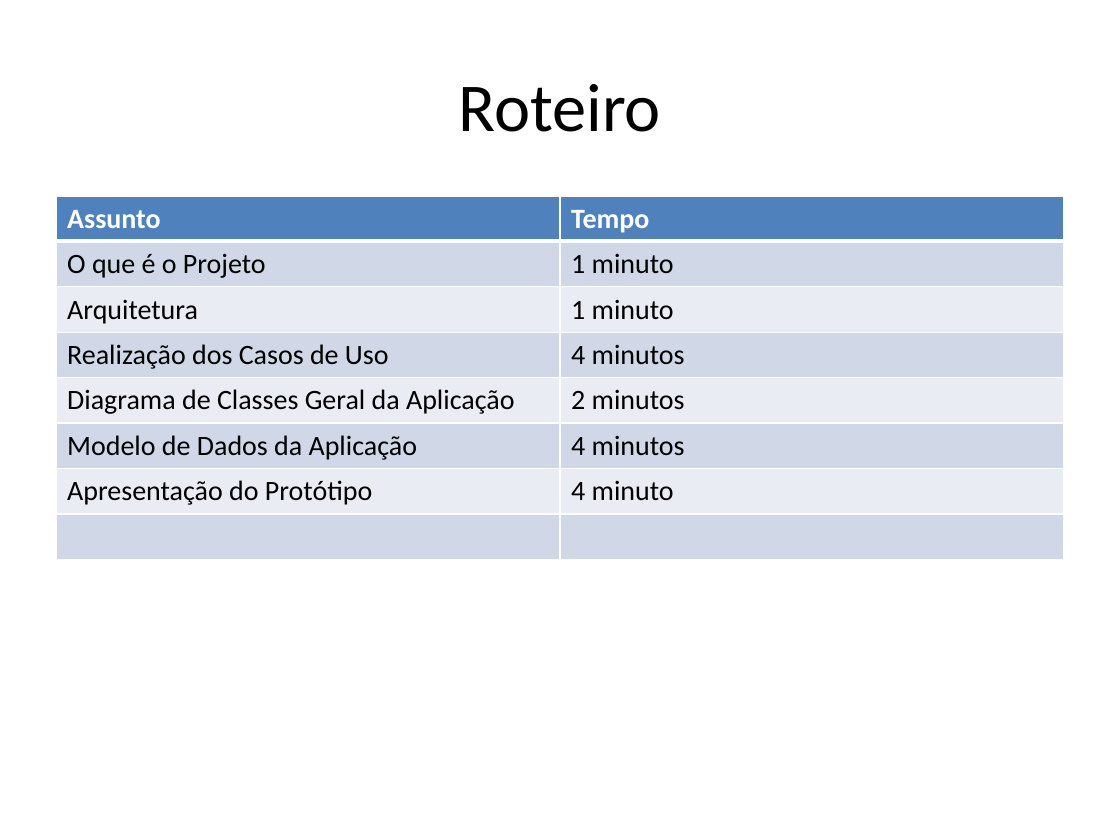
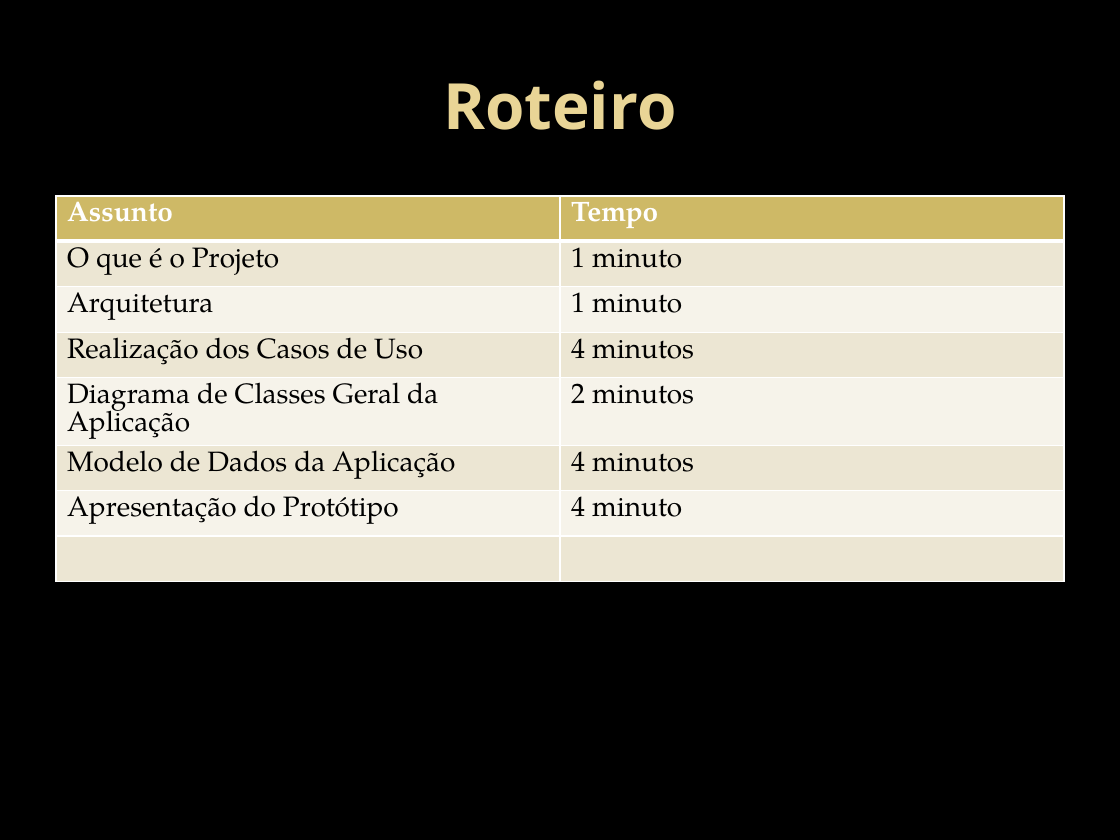
Before and after one commit to HamiltonSantos/FisioDiag, a slide deck: slide 2 of Design/ApresentaçãoDesign.pptx. Drawn at 1120x840 pixels with LibreOffice and Linux fonts; fonts in the diff are those of the drawing; background and template pictures are left out. Boxes give left, top, right and bottom in pixels: in the first picture for what was removed or moved away, otherwise in the second. Text is boxed around its words. In the diff, an @@ line names an element or a change of style, - is before the commit and + after.

```diff
--- a/Design/ApresentaçãoDesign.pptx
+++ b/Design/ApresentaçãoDesign.pptx
@@ background #FFFFFF to picture (left out) @@
@@ title "Roteiro" at bbox=[443, 80, 677, 130]: size 44 to 41 pt, font Calibri to Open Sans, text colour #000000 to gradient #EAD696 to #E7D081, bold on @@
@@ table at bbox=[56, 196, 1064, 592] @@
@@ fill #4F81BD to #CEB966 in row 1 @@
@@ fill #D0D8E8 to #EDE6D3 in 8 cells @@
@@ fill #E9EDF4 to #F6F3EA in 6 cells @@
@@ font Calibri to TeX Gyre Pagella @@
```
Also in this commit, not shown: 5 other slides changed, 4 slides added, 2 slides removed.
